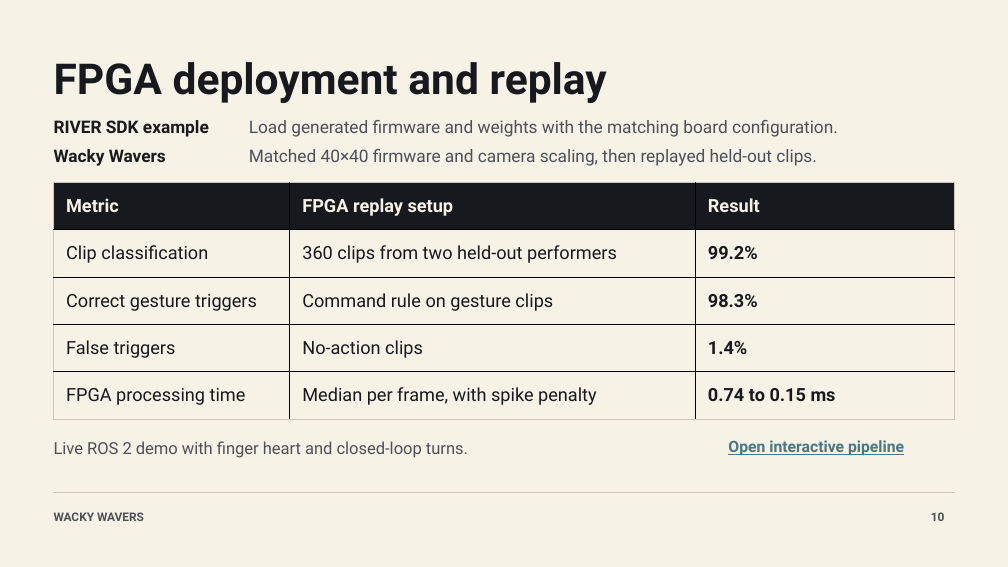
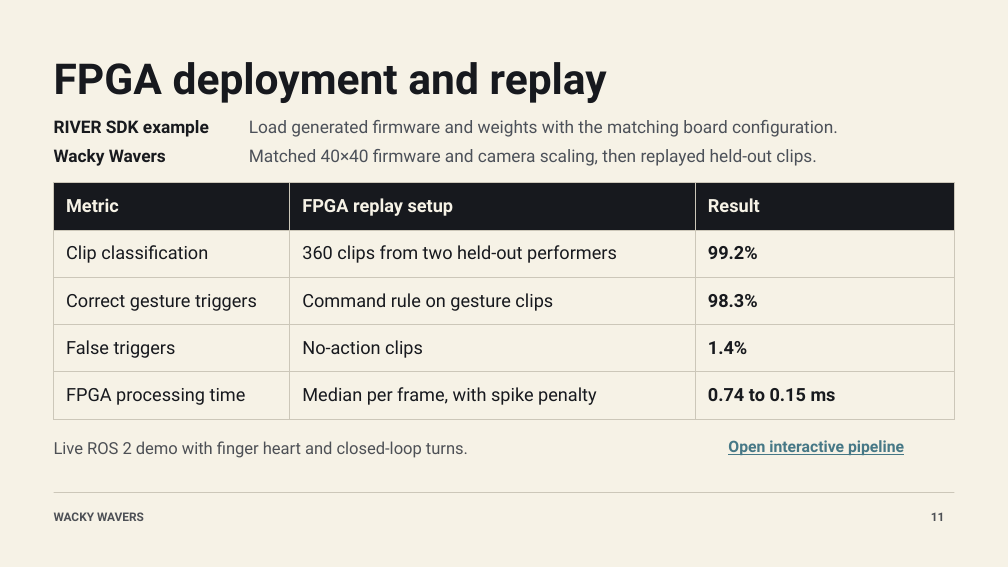
Before and after one commit to unbeschwert/go2-next-reflex, a slide deck: slide 11 of presentation/Wacky Wavers - Mantis Vision.pptx (slide 10 before the commit). Drawn at 1008x567 pixels with LibreOffice and Linux fonts; fonts in the diff are those of the drawing. Boxes give left, top, right and bottom in pixels: in the first picture for what was removed or moved away, otherwise in the second. Text is boxed around its words. In the diff, an @@ line names an element or a change of style, - is before the commit and + after.

```diff
--- a/presentation/Wacky Wavers - Mantis Vision.pptx
+++ b/presentation/Wacky Wavers - Mantis Vision.pptx
@@ table at box(54, 183, 954, 419) @@
@@ borders changed @@
@@ text at box(931, 512, 945, 521): text changed @@
-10
+11
```
Also in this commit, not shown: 3 other slides changed, 2 slides added, 7 other files.
